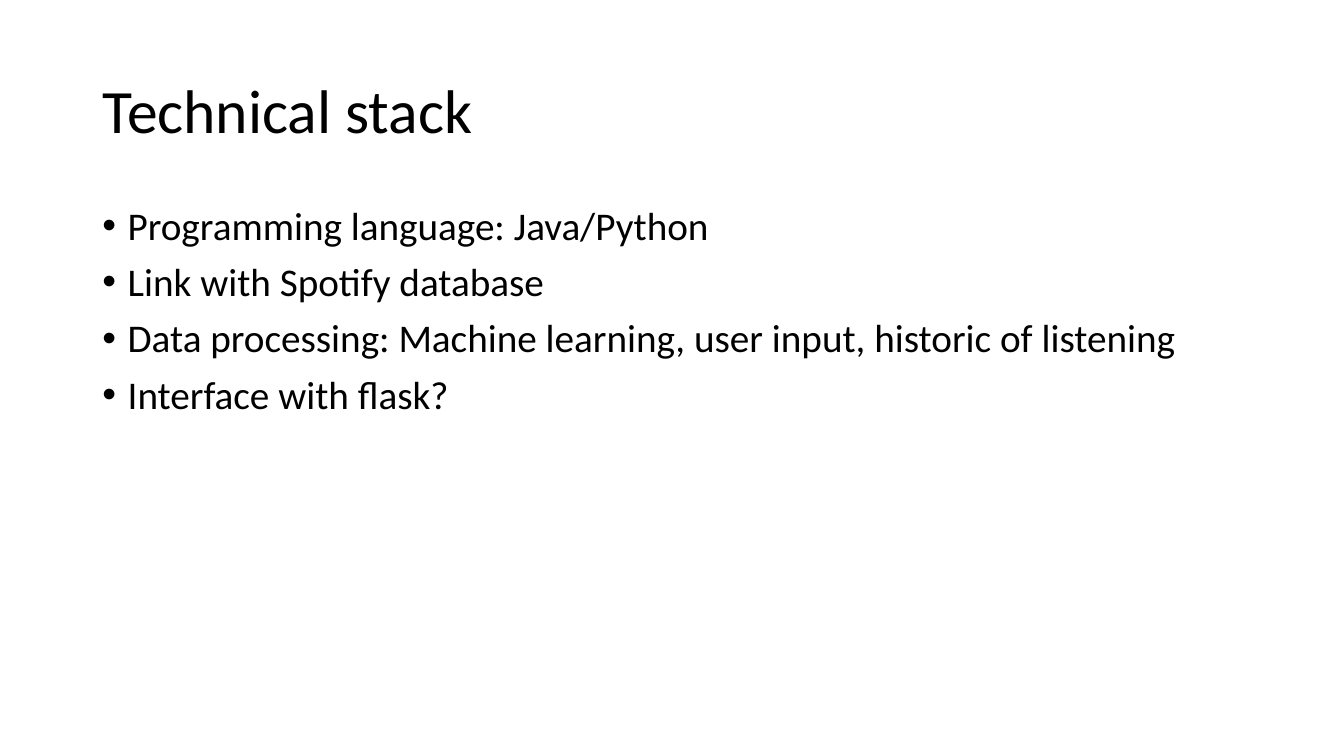
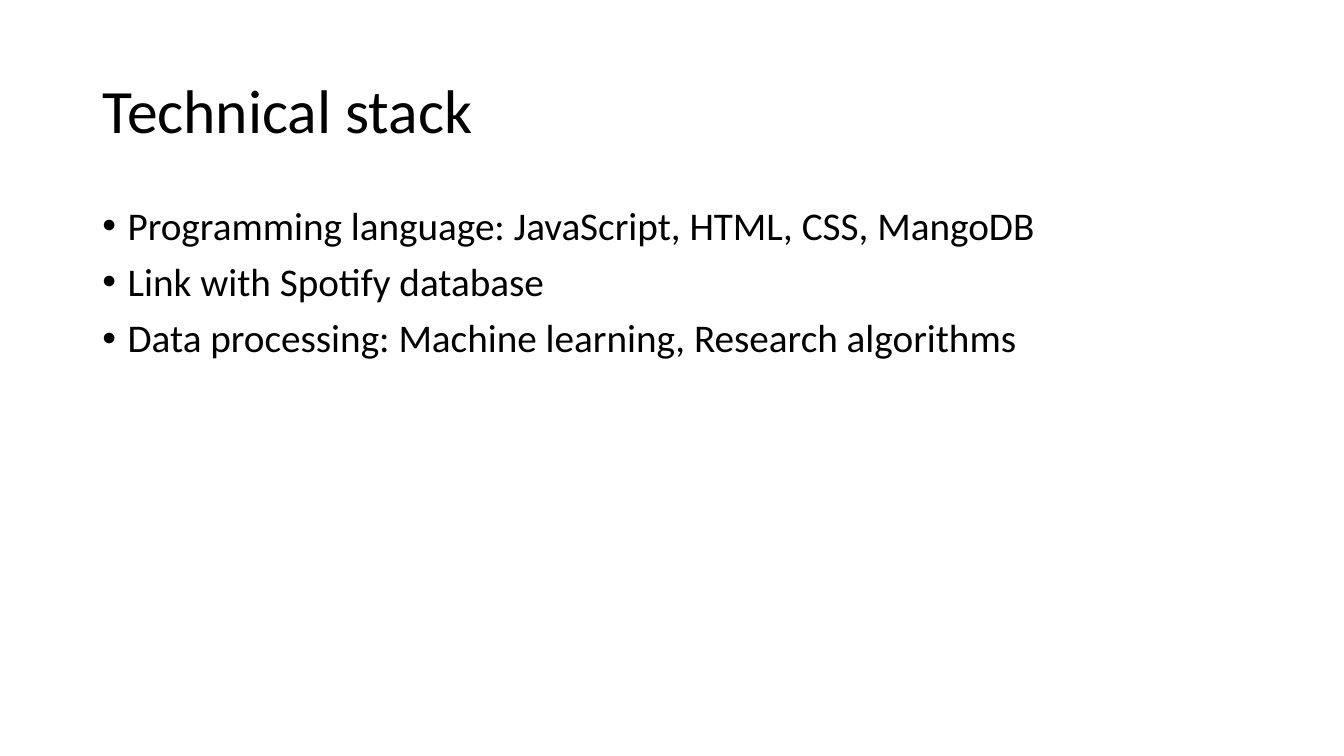
Before and after one commit to Yufei0523/322, a slide deck: slide 4 of Plan presentation.pptx. Drawn at 1344x756 pixels with LibreOffice and Linux fonts; fonts in the diff are those of the drawing. Boxes give left, top, right and bottom in pixels: in the first picture for what was removed or moved away, otherwise in the second. Text is boxed around its words. In the diff, an @@ line names an element or a change of style, - is before the commit and + after.

Commit message:
update presentation

```diff
--- a/Plan presentation.pptx
+++ b/Plan presentation.pptx
@@ text at box(128, 212, 1034, 247): text changed @@
-• Programming language: Java/Python
+• Programming language: JavaScript, HTML, CSS, MangoDB
@@ text at box(128, 324, 1016, 359): text changed @@
-• Data processing: Machine learning, user input, historic of listening
-• Interface with flask?
+• Data processing: Machine learning, Research algorithms
```
Also in this commit, not shown: 2 other slides changed, 1 slide added, 1 slide removed, 1 other file.
